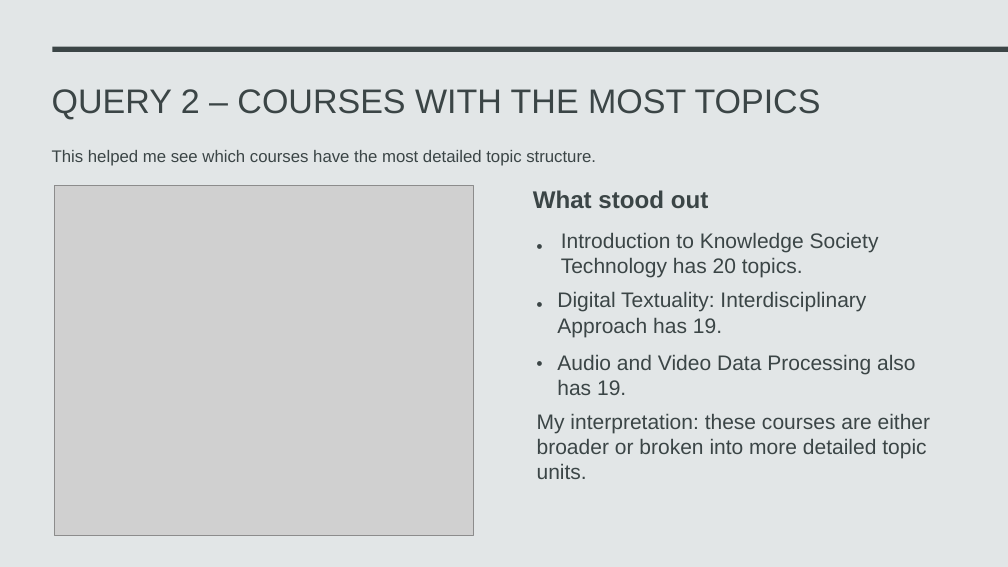
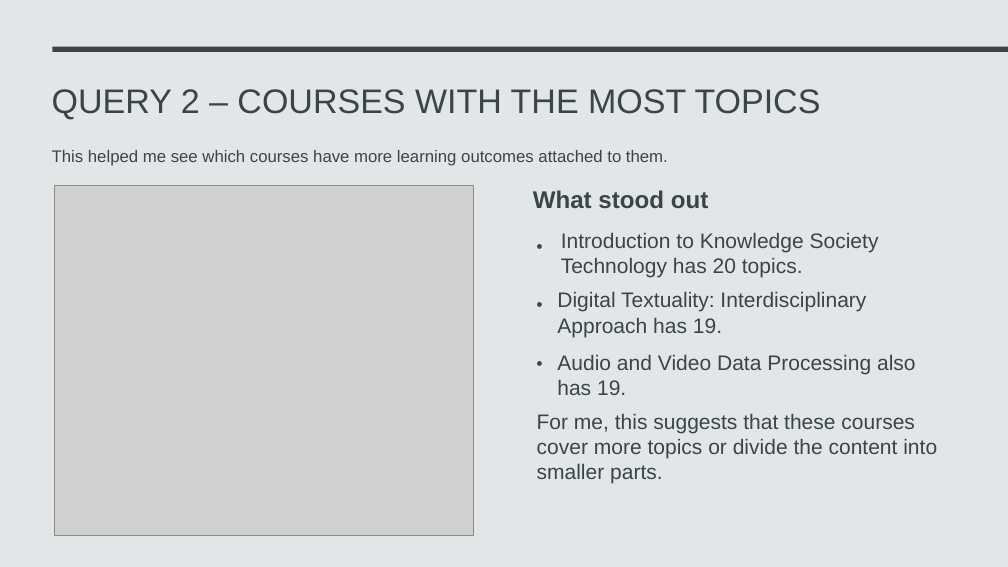
Before and after one commit to nilzellym/KMS-Knowledge-Graph, a slide deck: slide 9 of KnowledgeManagement_Graph.pptx. Drawn at 1008x567 pixels with LibreOffice and Linux fonts; fonts in the diff are those of the drawing; grey boxes stand for pictures. Boxes give left, top, right and bottom in pixels: in the first picture for what was removed or moved away, otherwise in the second. Text is boxed around its words. In the diff, an @@ line names an element or a change of style, - is before the commit and + after.

```diff
--- a/KnowledgeManagement_Graph.pptx
+++ b/KnowledgeManagement_Graph.pptx
@@ text at (52,150,668,166): text changed @@
-This helped me see which courses have the most detailed topic structure.
+This helped me see which courses have more learning outcomes attached to them.
@@ text at (537,414,937,484): text changed @@
-My interpretation: these courses are either broader or broken into more detailed topic units.
+For me, this suggests that these courses cover more topics or divide the content into smaller parts.
```
Also in this commit, not shown: 7 other slides changed, 1 other file.
